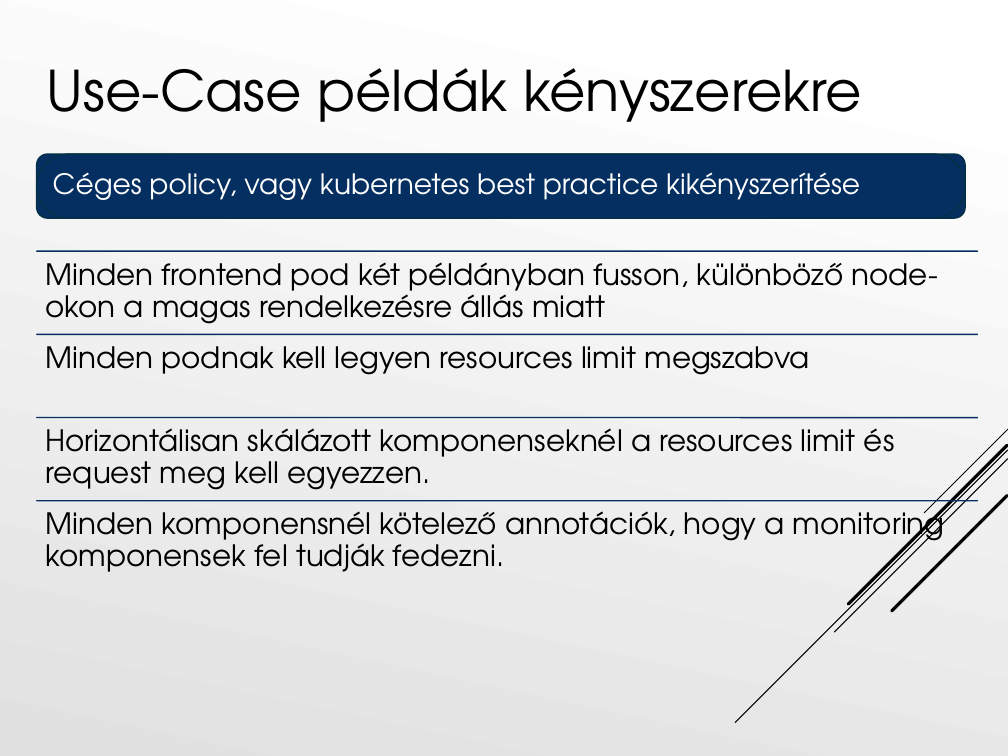
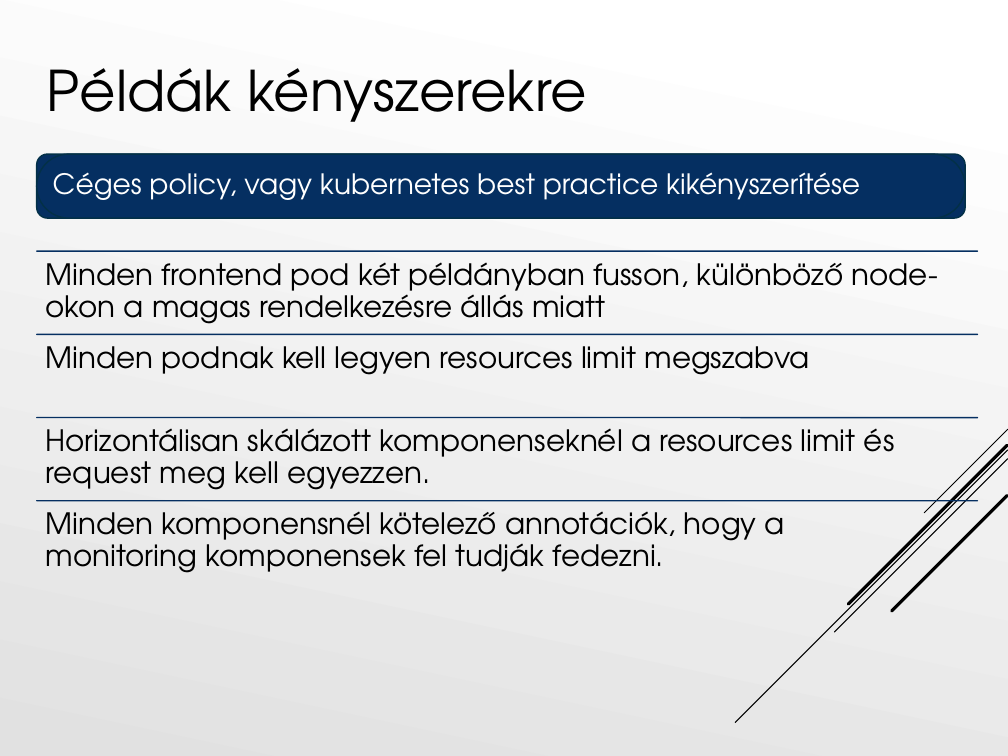
Before and after one commit to Tiegris/KonstrainR, a slide deck: slide 3 of ppt/prezi.pptx. Drawn at 1008x756 pixels with LibreOffice and Linux fonts; fonts in the diff are those of the drawing. Boxes give left, top, right and bottom in pixels: in the first picture for what was removed or moved away, otherwise in the second. Text is boxed around its words. In the diff, an @@ line names an element or a change of style, - is before the commit and + after.

```diff
--- a/ppt/prezi.pptx
+++ b/ppt/prezi.pptx
@@ title at box(47, 68, 587, 122): text changed @@
-Use-Case példák kényszerekre
+Példák kényszerekre
@@ text "Minden komponensnél kötelező annotációk, hogy ..." rewrapped from box(46, 504, 945, 572) to box(46, 511, 785, 573) @@
```
Also in this commit, not shown: 4 other slides changed.
